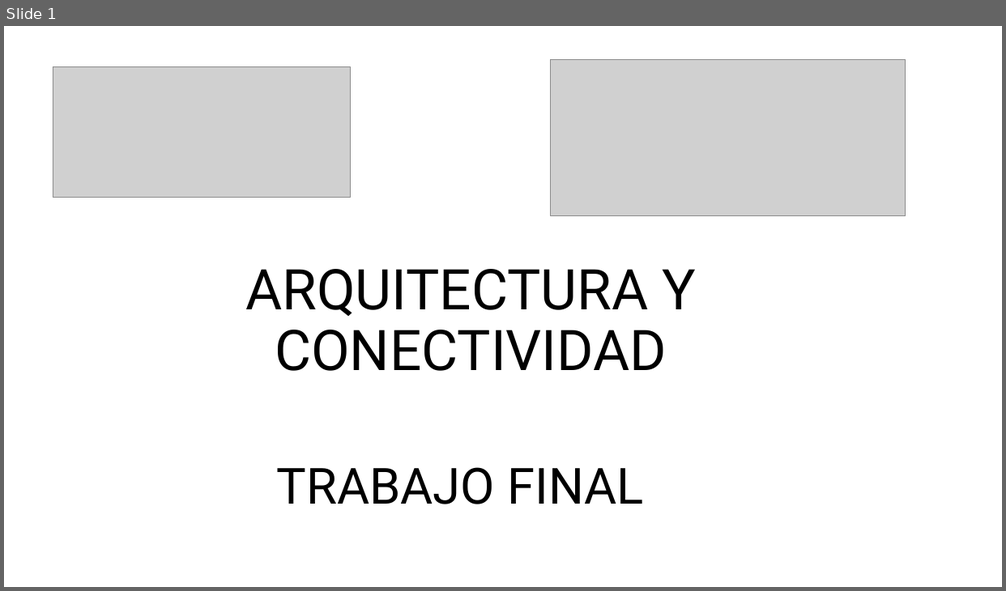
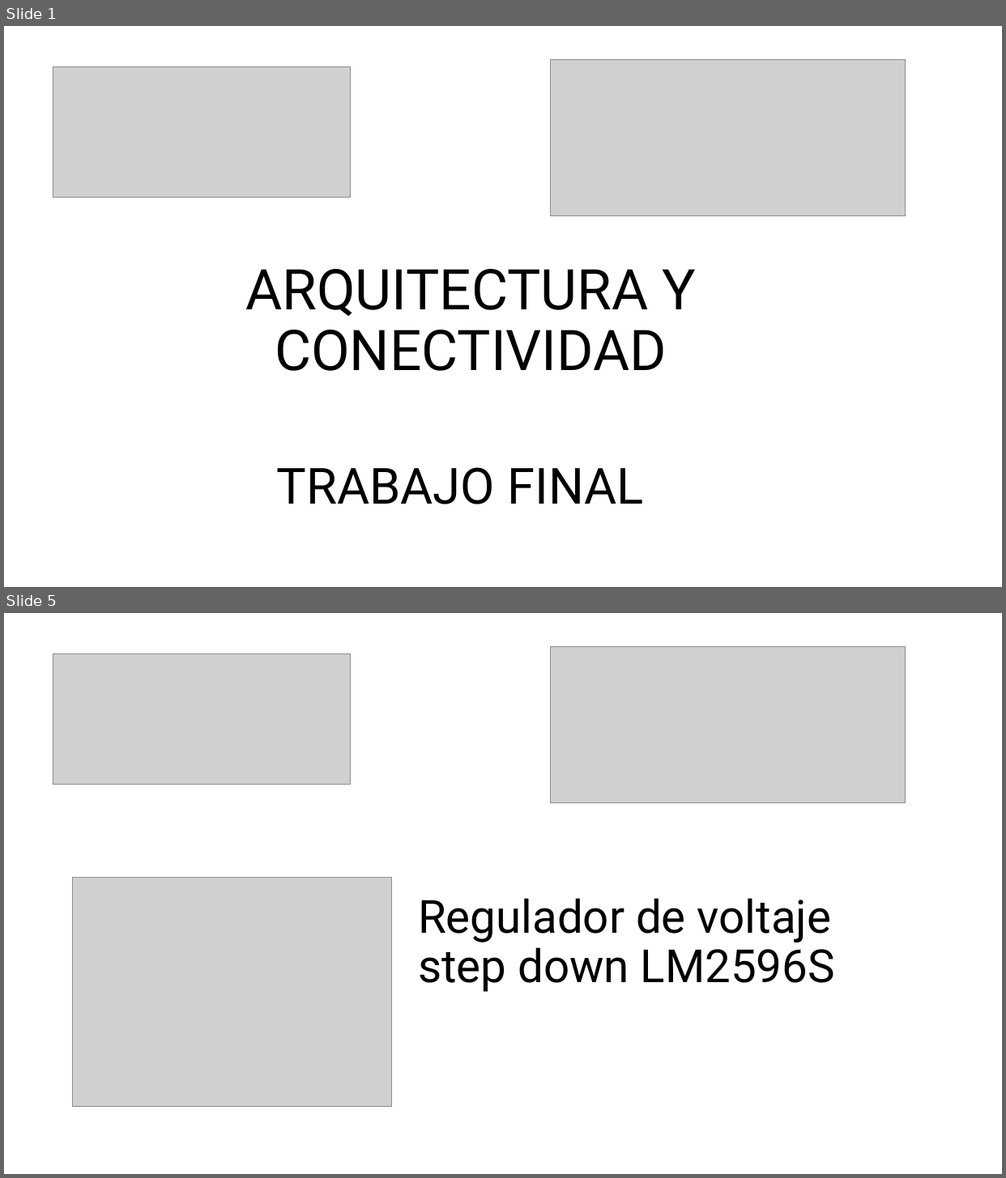
Before and after one commit to ISPC-TST-ARQUITECTURA-Y-CONECTIVIDAD/tareafinal-grupo-6, a slide deck: Presentación/Grupo4_PF.pptx. Shown one above the other, each under a label of ours: slide 1 before the commit, slides 1 and 5 after it; the slides between them are not shown. The pictures are 1006x591 and 1006x1178 pixels, drawn with LibreOffice and Linux fonts; fonts in the diff are those of the drawing; grey boxes stand for pictures. Boxes give left, top, right and bottom in pixels: in the first picture for what was removed or moved away, otherwise in the second. Text is boxed around its words. In the diff, an @@ line names an element or a change of style, - is before the commit and + after.

```diff
--- a/Presentación/Grupo4_PF.pptx
+++ b/Presentación/Grupo4_PF.pptx
@@ slide 5 added at (x1=4, y1=613, x2=1002, y2=1174), background #FFFFFF @@
@@ picture added at (x1=53, y1=653, x2=351, y2=785) @@
@@ picture added at (x1=551, y1=647, x2=906, y2=803) @@
@@ picture added at (x1=72, y1=877, x2=392, y2=1107) @@
@@ text added at (x1=418, y1=898, x2=835, y2=992), 44 pt, text #000000 @@
+Regulador de voltaje step down LM2596S
```
Also in this commit, not shown: 3 other slides added.
